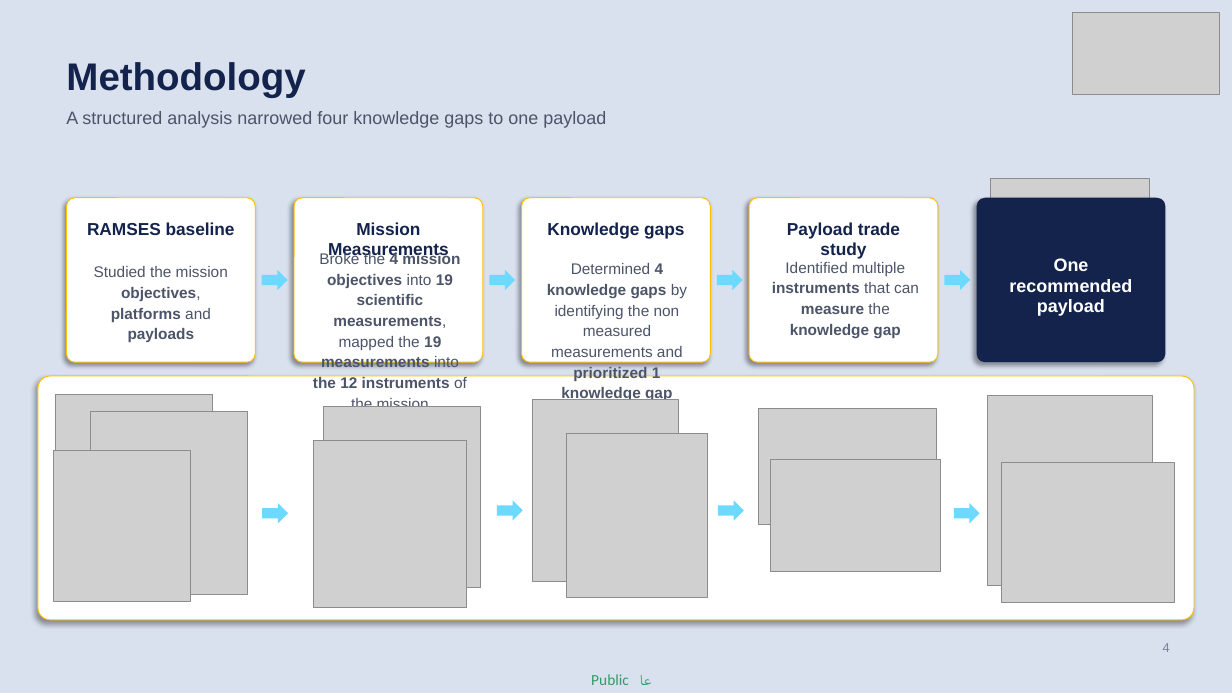
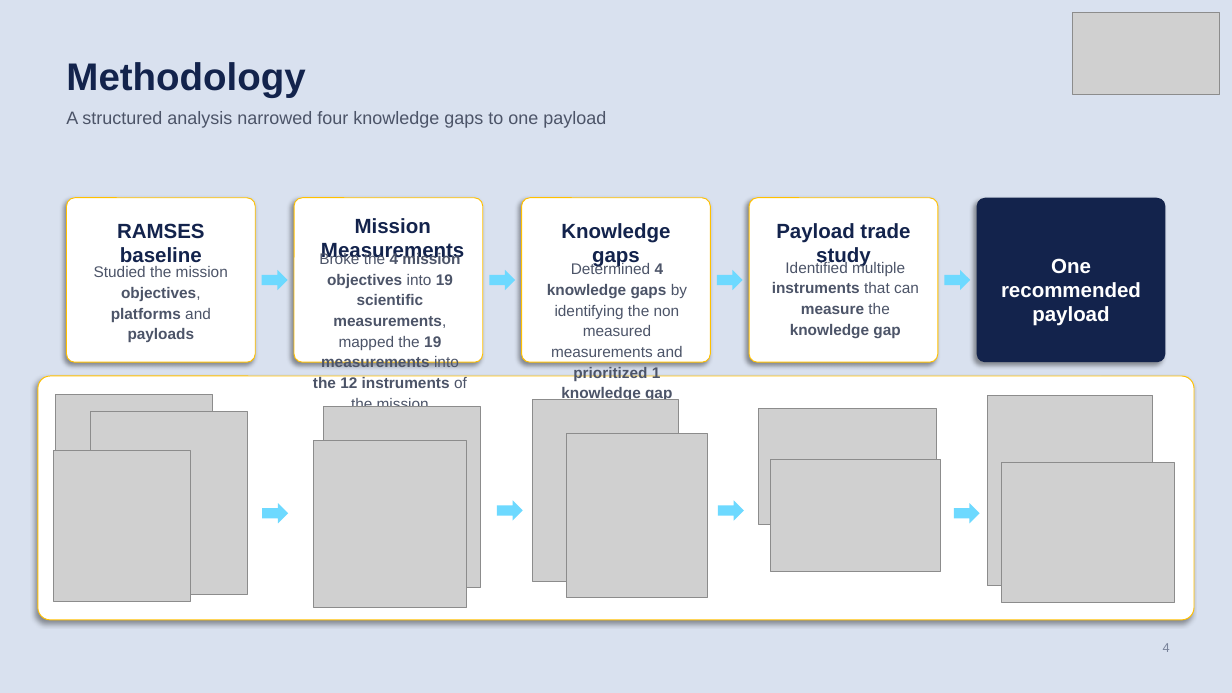
Before and after one commit to nalquaydhib/Apophis_99942, a slide deck: slide 5 of Noora_AlQuaydhib_Summer_Training_(3).pptx. Drawn at 1232x693 pixels with LibreOffice and Linux fonts; fonts in the diff are those of the drawing; grey boxes stand for pictures; background and template pictures are left out. Boxes give left, top, right and bottom in pixels: in the first picture for what was removed or moved away, otherwise in the second. Text is boxed around its words. In the diff, an @@ line names an element or a change of style, - is before the commit and + after.

```diff
--- a/Noora_AlQuaydhib_Summer_Training_(3).pptx
+++ b/Noora_AlQuaydhib_Summer_Training_(3).pptx
@@ picture removed at box(991, 178, 1149, 267) @@
@@ size 13.5 to 16 pt in 4 elements at box(117, 223, 205, 267), box(561, 223, 670, 267), box(776, 223, 910, 267), box(321, 218, 464, 261) @@
@@ text "Mission Measurements": place and size @@
-text "Mission Measurements" at box(328, 222, 449, 259)
+text "Mission Measurements" at box(321, 218, 464, 261)
@@ text "One recommended payload" at box(1001, 258, 1141, 326): size 14 to 16 pt @@
@@ text removed at box(591, 674, 629, 685) @@
-Public عام
```
Also in this commit, not shown: 16 other slides changed.
